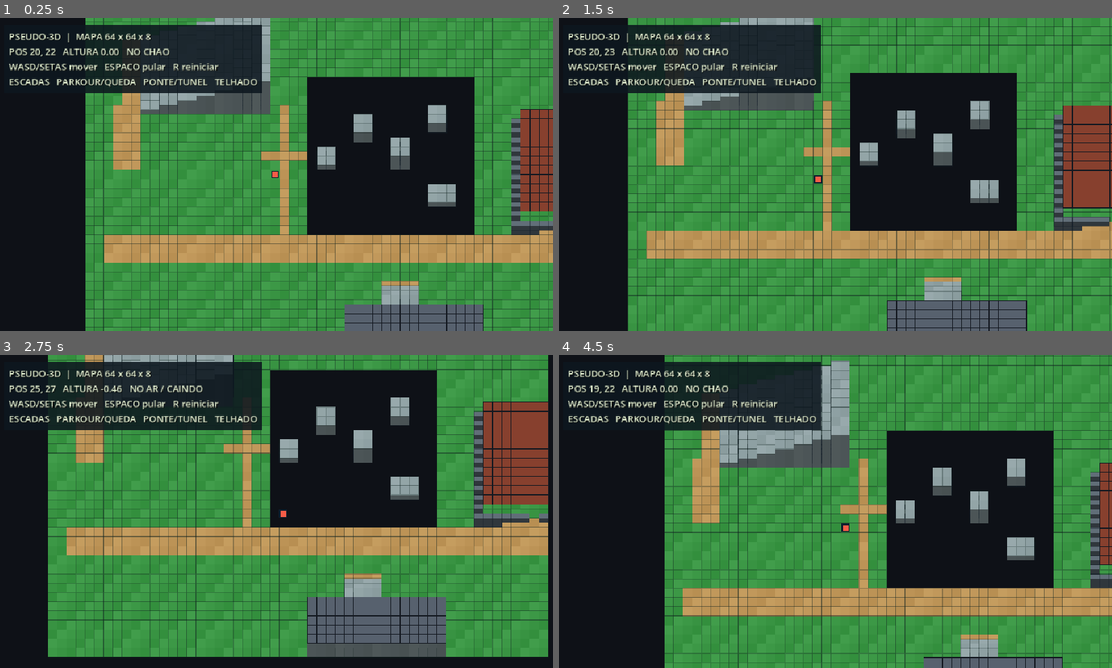
Above: before the commit, frames 1-4 (two rows, left to right).
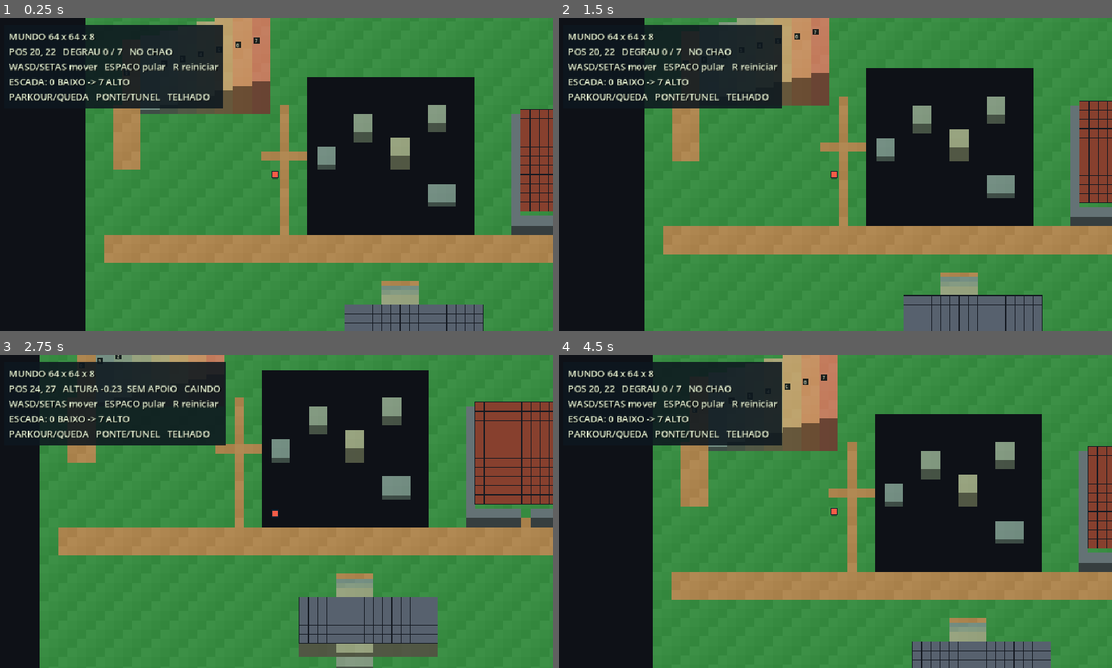
Above: after the commit, the same moments.

Repository: yRickzC/PES_DreamFactory
Game: Godot game, scene res://src/scenes/main.tscn
The game is run twice, just before and just after one commit, with the same random seed, the same clock (stepped at 60 frames per second) and the same inputs.
Inputs:
- Up to frame 1 (0.25 s): no input
- Up to frame 2 (1.5 s): tap Enter (ui_accept) at 0.5, 0.77 s; hold Right (ui_right) 0.53-1.28 s; hold Space 0.53-1.28 s; hold Down (ui_down) from 1.28 s (still down); tap R at 1.35 s
- Up to frame 3 (2.75 s): tap Enter (ui_accept) at 1.52 s; release Down (ui_down) at 2.03 s; hold Right (ui_right) from 2.03 s (still down); hold Space from 2.03 s (still down)
- Up to frame 4 (4.5 s): release Right (ui_right) at 2.78 s; release Space at 2.78 s; hold Up (ui_up) 2.78-3.53 s; tap R at 2.85, 4.35 s; tap Enter (ui_accept) at 3.02, 3.77 s; hold Space 3.53-4.28 s; hold Left (ui_left) from 3.53 s (still down)

The runs differ from the first frame. In frame 1, 10% of the frame differs, in the area x 1-100%, y 0-100%; in frame 2, 30%; in frame 3, 22%; in frame 4, 35%.

Commit message:
Improve height readability and rendering performance

Diff:
--- a/core/player/player_system.gd
+++ b/core/player/player_system.gd
@@ -15,6 +15,8 @@
 var vertical_velocity := 0.0
 var is_grounded := true
 var spawn_position := Vector2.ZERO
+var shadow_elevation := 0.0
+var _has_ground_shadow := false
 var _jump_was_pressed := false
 var _reset_was_pressed := false
 
@@ -25,6 +27,7 @@
 	var support := world_system.get_support_below(cell.x, cell.y, 0.05)
 	if support >= 0.0:
 		elevation = support
+	_update_shadow_projection()
 	_update_visual_height()
 
 
@@ -39,6 +42,7 @@
 
 	_move_on_ground(movement_component.get_direction() * movement_component.speed * delta)
 	_update_vertical_motion(delta, jump_just_pressed)
+	_update_shadow_projection()
 	_update_visual_height()
 
 
@@ -116,8 +120,22 @@
 
 
 func _update_visual_height() -> void:
-	texture_component.position.y = -elevation * WorldSystem.HEIGHT_STEP_PIXELS
-	queue_redraw()
+	var visual_y := -elevation * WorldSystem.HEIGHT_STEP_PIXELS
+	if not is_equal_approx(texture_component.position.y, visual_y):
+		texture_component.position.y = visual_y
+
+
+func _update_shadow_projection() -> void:
+	var cell := world_system.world_to_cell(global_position)
+	var support := world_system.get_support_below(cell.x, cell.y, elevation + 0.05)
+	var has_shadow := support >= 0.0
+	var shadow_changed := has_shadow != _has_ground_shadow
+	if has_shadow:
+		shadow_changed = shadow_changed or not is_equal_approx(shadow_elevation, support)
+		shadow_elevation = support
+	_has_ground_shadow = has_shadow
+	if shadow_changed:
+		queue_redraw()
 
 
 func _respawn() -> void:
@@ -128,7 +146,11 @@
 		elevation = 0.0
 	vertical_velocity = 0.0
 	is_grounded = true
+	_update_shadow_projection()
 
 
 func _draw() -> void:
-	draw_rect(Rect2(Vector2(-7.0, -3.0), Vector2(14.0, 6.0)), Color(0.06, 0.13, 0.12, 0.42))
+	if not _has_ground_shadow:
+		return
+	var shadow_y := -shadow_elevation * WorldSystem.HEIGHT_STEP_PIXELS + 4.0
+	draw_rect(Rect2(Vector2(-5.0, shadow_y), Vector2(10.0, 4.0)), Color(0.04, 0.08, 0.07, 0.38))
--- a/core/world/world_system.gd
+++ b/core/world/world_system.gd
@@ -6,11 +6,25 @@
 const HEIGHT_LEVELS := 8
 const TILE_SIZE := 16
 const HEIGHT_STEP_PIXELS := 8
+const DRAW_MARGIN_TILES := 6
 const NO_FLOOR := -1.0
+const STAIR_START_X := 4
+const STAIR_MARKER_ROW := 11
+const STONE_LEVEL_COLORS := [
+	Color8(101, 126, 124),
+	Color8(112, 139, 127),
+	Color8(128, 151, 126),
+	Color8(148, 160, 123),
+	Color8(169, 165, 117),
+	Color8(188, 160, 105),
+	Color8(197, 143, 95),
+	Color8(194, 122, 91),
+]
 
 enum CellType { EMPTY, GRASS, PATH, STONE, WATER, SOLID, ROOF, CEILING }
 
 var cells := PackedByteArray()
+var _last_visible_bounds := Rect2i(-1, -1, -1, -1)
 
 
 func _ready() -> void:
@@ -18,6 +32,13 @@
 	cells.fill(CellType.EMPTY)
 	_build_test_map()
 	queue_redraw()
+
+
+func _process(_delta: float) -> void:
+	var bounds := get_visible_cell_bounds()
+	if bounds != _last_visible_bounds:
+		_last_visible_bounds = bounds
+		queue_redraw()
 
 
 func get_cell(x: int, y: int, level: int) -> int:
@@ -97,8 +118,8 @@
 	var last_corner := inverse_canvas * view_size
 	var left := clampi(floori(minf(first_corner.x, last_corner.x) / TILE_SIZE) - 3, 0, MAP_WIDTH)
 	var right := clampi(ceili(maxf(first_corner.x, last_corner.x) / TILE_SIZE) + 3, 0, MAP_WIDTH)
-	var top := clampi(floori(minf(first_corner.y, last_corner.y) / TILE_SIZE) - HEIGHT_LEVELS - 2, 0, MAP_DEPTH)
-	var bottom := clampi(ceili(maxf(first_corner.y, last_corner.y) / TILE_SIZE) + 3, 0, MAP_DEPTH)
+	var top := clampi(floori(minf(first_corner.y, last_corner.y) / TILE_SIZE) - DRAW_MARGIN_TILES, 0, MAP_DEPTH)
+	var bottom := clampi(ceili(maxf(first_corner.y, last_corner.y) / TILE_SIZE) + DRAW_MARGIN_TILES, 0, MAP_DEPTH)
 	return Rect2i(Vector2i(left, top), Vector2i(right - left, bottom - top))
 
 
@@ -106,23 +127,24 @@
 	var bounds := get_visible_cell_bounds()
 	for y in range(bounds.position.y, bounds.position.y + bounds.size.y):
 		for x in range(bounds.position.x, bounds.position.x + bounds.size.x):
-			for level in range(HEIGHT_LEVELS):
-				var cell_type := get_cell(x, y, level)
-				if cell_type == CellType.GRASS or cell_type == CellType.PATH or cell_type == CellType.STONE or cell_type == CellType.WATER:
-					_draw_floor(x, y, level, cell_type)
-				elif cell_type == CellType.SOLID:
-					_draw_solid(x, y, level)
+			_draw_cell_surface(x, y)
+	_draw_stair_height_markers(bounds)
+
+
+func _draw_cell_surface(x: int, y: int) -> void:
+	for level in range(HEIGHT_LEVELS - 1, -1, -1):
+		var cell_type := get_cell(x, y, level)
+		if cell_type == CellType.GRASS or cell_type == CellType.PATH or cell_type == CellType.STONE or cell_type == CellType.WATER:
+			_draw_floor(x, y, level, cell_type)
+			return
+		if cell_type == CellType.SOLID:
+			_draw_solid_column(x, y, level + 1)
+			return
 
 
 func _draw_floor(x: int, y: int, level: int, cell_type: int) -> void:
-	var color := _floor_color(x, y, cell_type)
-	var top_left := Vector2(x * TILE_SIZE, y * TILE_SIZE - level * HEIGHT_STEP_PIXELS)
-	if level > 0:
-		var side := Rect2(top_left + Vector2(0, TILE_SIZE), Vector2(TILE_SIZE, level * HEIGHT_STEP_PIXELS))
-		draw_rect(side, color.darkened(0.48))
-	var tile := Rect2(top_left, Vector2(TILE_SIZE, TILE_SIZE))
-	draw_rect(tile, color)
-	draw_rect(tile, Color(0.06, 0.13, 0.12, 0.28), false, 1.0)
+	var color := _floor_color(x, y, cell_type, level)
+	_draw_raised_surface(x, y, level, color)
 	if cell_type == CellType.WATER:
 		var ripple_x := x * TILE_SIZE + 3 + ((y * 5) % 5)
 		var ripple_y := y * TILE_SIZE + 4 + ((x * 3) % 7)
@@ -130,25 +152,43 @@
 		draw_rect(Rect2(Vector2(ripple_x + 5, ripple_y + 6), Vector2(4, 2)), Color(0.55, 0.83, 0.92, 0.38))
 
 
-func _draw_solid(x: int, y: int, level: int) -> void:
+func _draw_solid_column(x: int, y: int, surface_level: int) -> void:
+	var color := Color(0.36, 0.42, 0.43).lightened(float(surface_level) * 0.025)
+	_draw_raised_surface(x, y, surface_level, color)
+
+
+func _draw_raised_surface(x: int, y: int, level: int, color: Color) -> void:
 	var top_left := Vector2(x * TILE_SIZE, y * TILE_SIZE - level * HEIGHT_STEP_PIXELS)
-	var stone := Color(0.38, 0.43, 0.47)
-	draw_rect(Rect2(top_left + Vector2(0, TILE_SIZE - HEIGHT_STEP_PIXELS), Vector2(TILE_SIZE, HEIGHT_STEP_PIXELS)), stone.darkened(0.5))
-	draw_rect(Rect2(top_left, Vector2(TILE_SIZE, TILE_SIZE - HEIGHT_STEP_PIXELS)), stone)
-	draw_rect(Rect2(top_left, Vector2(TILE_SIZE, TILE_SIZE)), Color(0.08, 0.12, 0.16, 0.42), false, 1.0)
-
-
-func _floor_color(x: int, y: int, cell_type: int) -> Color:
-	var shade := float((x * 7 + y * 11) % 4) * 0.018
+	if level > 0:
+		var side := Rect2(top_left + Vector2(0, TILE_SIZE), Vector2(TILE_SIZE, level * HEIGHT_STEP_PIXELS))
+		draw_rect(side, color.darkened(0.46))
+	draw_rect(Rect2(top_left, Vector2(TILE_SIZE, TILE_SIZE)), color)
+
+
+func _draw_stair_height_markers(bounds: Rect2i) -> void:
+	var marker_y := STAIR_MARKER_ROW
+	if marker_y < bounds.position.y or marker_y >= bounds.position.y + bounds.size.y:
+		return
+	for level in range(HEIGHT_LEVELS):
+		var x := STAIR_START_X + level * 2
+		if x < bounds.position.x or x >= bounds.position.x + bounds.size.x:
+			continue
+		var marker_position := Vector2(x * TILE_SIZE + 3, marker_y * TILE_SIZE - level * HEIGHT_STEP_PIXELS + 3)
+		draw_rect(Rect2(marker_position, Vector2(10, 11)), Color(0.035, 0.075, 0.075, 0.9))
+		draw_string(ThemeDB.fallback_font, marker_position + Vector2(2, 9), str(level), HORIZONTAL_ALIGNMENT_LEFT, -1, 8, Color(0.95, 0.98, 0.86))
+
+
+func _floor_color(x: int, y: int, cell_type: int, level: int) -> Color:
+	var shade := float((x * 7 + y * 11) % 4) * 0.012
 	match cell_type:
 		CellType.PATH:
-			return Color(0.72 + shade, 0.56 + shade, 0.32 + shade)
+			return Color(0.66 + shade, 0.50 + shade, 0.29 + shade)
 		CellType.STONE:
-			return Color(0.54 + shade, 0.61 + shade, 0.62 + shade)
+			return STONE_LEVEL_COLORS[clampi(level, 0, HEIGHT_LEVELS - 1)].lightened(shade)
 		CellType.WATER:
 			return Color(0.12, 0.39 + shade, 0.66 + shade)
 		_:
-			return Color(0.20 + shade, 0.56 + shade, 0.24 + shade)
+			return Color(0.20 + shade, 0.53 + shade, 0.24 + shade)
 
 
 func _cell_index(x: int, y: int, level: int) -> int:
--- a/src/scenes/player.tscn
+++ b/src/scenes/player.tscn
@@ -14,5 +14,4 @@
 script = ExtResource("3_texture")
 
 [node name="FollowCamera" type="Camera2D" parent="."]
-position_smoothing_enabled = true
-position_smoothing_speed = 7.0
+position_smoothing_enabled = false
--- a/src/ui/height_hud.gd
+++ b/src/ui/height_hud.gd
@@ -4,6 +4,7 @@
 @onready var player_system: PlayerSystem = get_node("../Player")
 
 var readout: Label
+var _refresh_elapsed := 0.0
 
 
 func _ready() -> void:
@@ -23,10 +24,21 @@
 	add_child(panel)
 
 
-func _process(_delta: float) -> void:
+func _process(delta: float) -> void:
+	_refresh_elapsed += delta
+	if _refresh_elapsed < 0.1:
+		return
+	_refresh_elapsed = 0.0
 	var cell := player_system.world_system.world_to_cell(player_system.global_position)
-	var state := "NO CHAO" if player_system.is_grounded else "NO AR / CAINDO"
-	readout.text = "PSEUDO-3D  |  MAPA 64 x 64 x 8\n"
-	readout.text += "POS %02d, %02d   ALTURA %.2f   %s\n" % [cell.x, cell.y, player_system.elevation, state]
-	readout.text += "WASD/SETAS mover   ESPACO pular   R reiniciar\n"
-	readout.text += "ESCADAS   PARKOUR/QUEDA   PONTE/TUNEL   TELHADO"
+	var state := "NO CHAO" if player_system.is_grounded else "PULANDO" if player_system.vertical_velocity > 0.0 else "CAINDO"
+	var height_readout := "DEGRAU %d / 7" % floori(player_system.elevation + 0.01)
+	if not player_system.is_grounded:
+		var support_text := "BASE %d" % floori(player_system.shadow_elevation) if player_system._has_ground_shadow else "SEM APOIO"
+		height_readout = "ALTURA %.2f  %s" % [player_system.elevation, support_text]
+	var text := "MUNDO 64 x 64 x 8\n"
+	text += "POS %02d, %02d   %s   %s\n" % [cell.x, cell.y, height_readout, state]
+	text += "WASD/SETAS mover   ESPACO pular   R reiniciar\n"
+	text += "ESCADA: 0 BAIXO -> 7 ALTO\n"
+	text += "PARKOUR/QUEDA   PONTE/TUNEL   TELHADO"
+	if readout.text != text:
+		readout.text = text
--- a/src/world/roof_occlusion_renderer.gd
+++ b/src/world/roof_occlusion_renderer.gd
@@ -7,6 +7,7 @@
 @onready var player_system: PlayerSystem = get_node("../Player")
 
 var roof_material: ShaderMaterial
+var _last_visible_bounds := Rect2i(-1, -1, -1, -1)
 
 
 func _ready() -> void:
@@ -19,6 +20,10 @@
 func _process(_delta: float) -> void:
 	if not is_instance_valid(player_system):
 		return
+	var bounds := world_system.get_visible_cell_bounds()
+	if bounds != _last_visible_bounds:
+		_last_visible_bounds = bounds
+		queue_redraw()
 	var screen_position := get_viewport().get_canvas_transform() * player_system.global_position
 	screen_position.y -= player_system.elevation * WorldSystem.HEIGHT_STEP_PIXELS
 	roof_material.set_shader_parameter("player_screen_position", screen_position)
